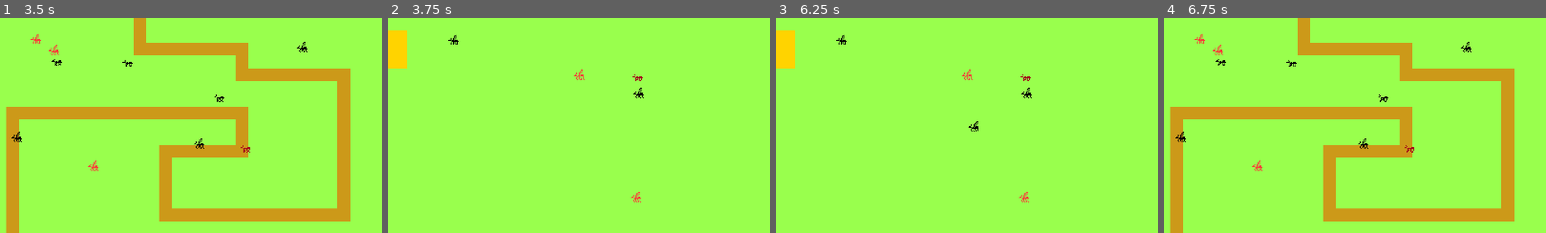
Above: before the commit, frames 1-4 (left to right).
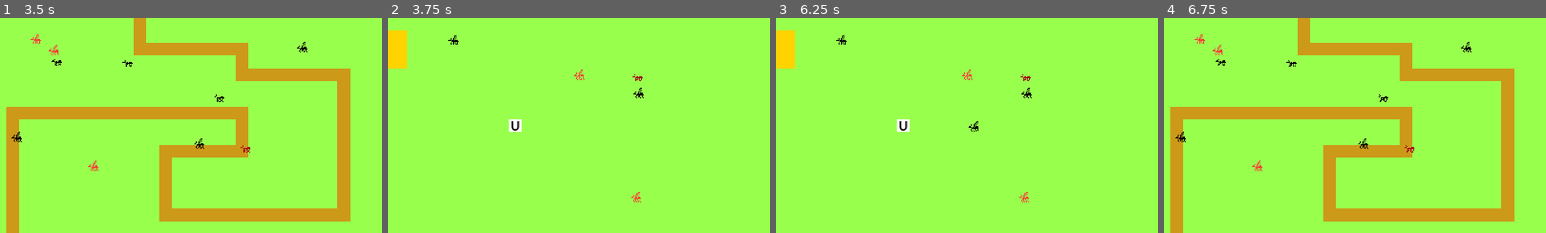
Above: after the commit, the same moments.

Repository: Harrimaga/LD56
Game: Godot game, scene res://Scenes/Main.tscn
Two runs of this game, one before a commit and one after it. Both use one fixed random seed, a clock stepped at 60 frames per second and the inputs below.
Inputs:
- Up to frame 1 (3.5 s): click "0" at 0.5 s; click "1" at 1.25 s; click "1" at 2 s; click "1" at 2.75 s
- Up to frame 2 (3.75 s): click ">" at 3.5 s
- Up to frame 3 (6.25 s): click "4" at 4.25 s; click "0" at 5 s; click "0" at 5.75 s
- Up to frame 4 (6.75 s): click "<" at 6.5 s
The pictures show only the part of the screen within x 0-50%, y 34-84%; the shares and areas given below are measured in that part.

Frame 1 is identical in both runs. In frame 2, 0.2% of the frame differs, in the area x 31-35%, y 47-53%; in frame 3, 0.2%; in frame 4, nothing differs.

Commit message:
Enemies die when they get killed

Diff:
--- a/Core/GameflowManager.gd
+++ b/Core/GameflowManager.gd
@@ -16,10 +16,12 @@
 
 var buildings : Dictionary = {
 	Location.BuildingType.MINE : preload("res://Scenes/Locations/Mine.tscn"),
-	Location.BuildingType.AMMO : preload("res://Scenes/Locations/AmmoBuilding.tscn")
+	Location.BuildingType.AMMO : preload("res://Scenes/Locations/AmmoBuilding.tscn"),
+	Location.BuildingType.UNI : preload("res://Scenes/Locations/University.tscn")
 }
 
 var TD_screen_active : bool = true
 
 var stockpile_buildings : Array[Location] = []
 var ammo_buildings : Array[Location] = []
+var universities : Array[Location] = []
--- a/Scenes/Enemies/enemy.gd
+++ b/Scenes/Enemies/enemy.gd
@@ -1,26 +1,51 @@
-class_name Enemy extends Sprite2D
+class_name Enemy extends Location
 
 var pathIndex : int = 0
 var progress : float = 0
 var health : int = 2
 var speed : float = 5
 
+var decay_time : float = 30
+var decay_timer : float
+var dead : bool
+
+var task : TaskManager.Task
+
 # Called when the node enters the scene tree for the first time.
 func _ready() -> void:
+	dead = false
 	setPos()
 
 func setPos() -> void:
-	if pathIndex >= GameflowManager.enemyPath.size()-1:
+	if pathIndex >= GameflowManager.enemyPath.size()-1 and !dead:
 		position = GameflowManager.enemyPath[GameflowManager.enemyPath.size()-1] * Vector2(32, 32)
 		GameflowManager.health -= 1
-		print(GameflowManager.health)
-		queue_free()
+		die()
 		return
 
 	position = GameflowManager.enemyPath[pathIndex] * Vector2(32, 32) * (1 - progress) + GameflowManager.enemyPath[pathIndex + 1] * Vector2(32, 32) * progress
 
+func die() -> void:
+	dead = true
+	decay_timer = decay_time
+	if GameflowManager.universities.size() > 0:
+		task = TaskManager.add_task(self, null, 1)
+
+func origin_action(ant : Ant, delta : float) -> bool:
+	if ant.add_to_inventory(CarryingResource.new(CarryingResource.ResourceType.BODY)):
+		queue_free()
+		return true
+	return false
+
 # Called every frame. 'delta' is the elapsed time since the previous frame.
 func _process(delta: float) -> void:
+	if dead:
+		decay_timer -= delta
+		if decay_timer <= 0:
+			TaskManager.remove_task(task)
+			queue_free()
+		return
+
 	progress += delta*speed
 	while progress > 1:
 		pathIndex += 1
--- /dev/null
+++ b/Scenes/Locations/University.tscn
@@ -0,0 +1,27 @@
+[gd_scene load_steps=3 format=3 uid="uid://cy7cm5d2tv2vc"]
+
+[ext_resource type="Script" path="res://Scenes/Locations/university.gd" id="1_1tgoi"]
+[ext_resource type="Texture2D" uid="uid://fhdxapdf81dj" path="res://Assets/Textures/Pixel.png" id="2_bsa8g"]
+
+[node name="University" type="Node2D"]
+script = ExtResource("1_1tgoi")
+
+[node name="Sprite2D" type="Sprite2D" parent="."]
+texture = ExtResource("2_bsa8g")
+
+[node name="Label" type="Label" parent="."]
+offset_left = -6.0
+offset_top = -12.0
+offset_right = 34.0
+offset_bottom = 11.0
+theme_override_colors/font_color = Color(0, 0, 0, 1)
+text = "U"
+
+[node name="RichTextLabel" type="RichTextLabel" parent="."]
+self_modulate = Color(0, 0, 0, 1)
+offset_left = 10.0
+offset_top = -12.0
+offset_right = 169.0
+offset_bottom = 12.0
+bbcode_enabled = true
+text = "Stock: 0"
--- a/Scenes/Locations/basic_tower.gd
+++ b/Scenes/Locations/basic_tower.gd
@@ -24,9 +24,10 @@
 func shoot() -> bool:
 	var target = null
 	for e in GameflowManager.enemyList.get_children():
-		if global_position.distance_to(e.position) < range:
-			if target == null or e.further(target):
-				target = e;
+		if !e.dead:
+			if global_position.distance_to(e.position) < range:
+				if target == null or e.further(target):
+					target = e;
 
 	if target != null:
 		var projectile = pro_scene.instantiate()
--- a/Scenes/Locations/hive.gd
+++ b/Scenes/Locations/hive.gd
@@ -11,7 +11,7 @@
 # Called when the node enters the scene tree for the first time.
 func _ready() -> void:
 	## Starting resources:
-	stockpile = [10, 10, 0, 25]
+	stockpile = [20, 20, 0, 25]
 	GameflowManager.stockpile_buildings.append(self)
 	GameflowManager.ammo_buildings.append(self)
 
--- a/Scenes/Locations/location.gd
+++ b/Scenes/Locations/location.gd
@@ -1,6 +1,6 @@
 class_name Location extends Node2D
 
-enum BuildingType { MINE, WOOD, STOCKPILE, UNIVERSITY, AMMO }
+enum BuildingType { MINE, WOOD, STOCKPILE, UNI, AMMO }
 enum TowerType { BASIC, FLAK, OBSTACLE, BRIDGE }
 
 var stockpile : Array[int] = [0, 0, 0, 0] ## Wood, Stone, WoodAmmo, StoneAmmo
@@ -26,6 +26,8 @@
 			stockpile[2] += 1
 		CarryingResource.ResourceType.STONEAMMO:
 			stockpile[3] += 1
+		CarryingResource.ResourceType.BODY:
+			stockpile[4] += 1
 
 func remove_resource(type : CarryingResource.ResourceType) -> CarryingResource:
 	match type:
--- /dev/null
+++ b/Scenes/Locations/university.gd
@@ -0,0 +1,15 @@
+extends Location
+
+
+# Called when the node enters the scene tree for the first time.
+func _ready() -> void:
+	stockpile.append(0)
+	GameflowManager.universities.append(self)
+
+func destination_action(ant : Ant, delta : float):
+	ant.remove_from_inventory()
+	TaskManager.remove_task(ant.task)
+
+# Called every frame. 'delta' is the elapsed time since the previous frame.
+func _process(delta: float) -> void:
+	pass
--- a/Scenes/Resources/resource.gd
+++ b/Scenes/Resources/resource.gd
@@ -1,6 +1,6 @@
 class_name CarryingResource extends Node
 
-enum ResourceType {WOOD, STONE, WOODAMMO, STONEAMMO}
+enum ResourceType {WOOD, STONE, WOODAMMO, STONEAMMO, BODY}
 
 var type : ResourceType
 
--- a/Scenes/Units/ant.gd
+++ b/Scenes/Units/ant.gd
@@ -81,6 +81,21 @@
 			## Wait for new resources
 			return false
 
+	if task.destination == null:
+		var closest : Location
+		var distance : float = INF
+
+		for u in GameflowManager.universities:
+			if (u.global_position - global_position).length_squared() < distance:
+				distance = (u.global_position - global_position).length_squared()
+				closest = u
+
+		if closest != null:
+			task.destination = closest
+		else:
+			## Nothing to do
+			return false
+
 	if (position - task.destination.global_position).length() <= 0.1:
 		task.destination.destination_action(self, delta)
 
--- a/Scenes/map.gd
+++ b/Scenes/map.gd
@@ -29,6 +29,9 @@
 	#var tower : Location = tower_scene.instantiate()
 	#tower.is_tower = true
 	#build(tower, 4, 22)
+
+	var uni : Location = GameflowManager.buildings[Location.BuildingType.UNI].instantiate()
+	build(uni, 50, 20)
 
 	#var mine : Location = mine_scene.instantiate()
 	#build(mine, 50, 20)
--- a/Scenes/projectile.gd
+++ b/Scenes/projectile.gd
@@ -26,7 +26,6 @@
 	if maxDistance < 0:
 		target.health -= 1
 		if target.health <= 0:
-			target.queue_free();
+			target.die()
 			GameflowManager.score += 1
-			print("Score: " + str(GameflowManager.score))
 		queue_free();
Not shown: 1 places in Scenes/Projectile.tscn that only renumber resources
